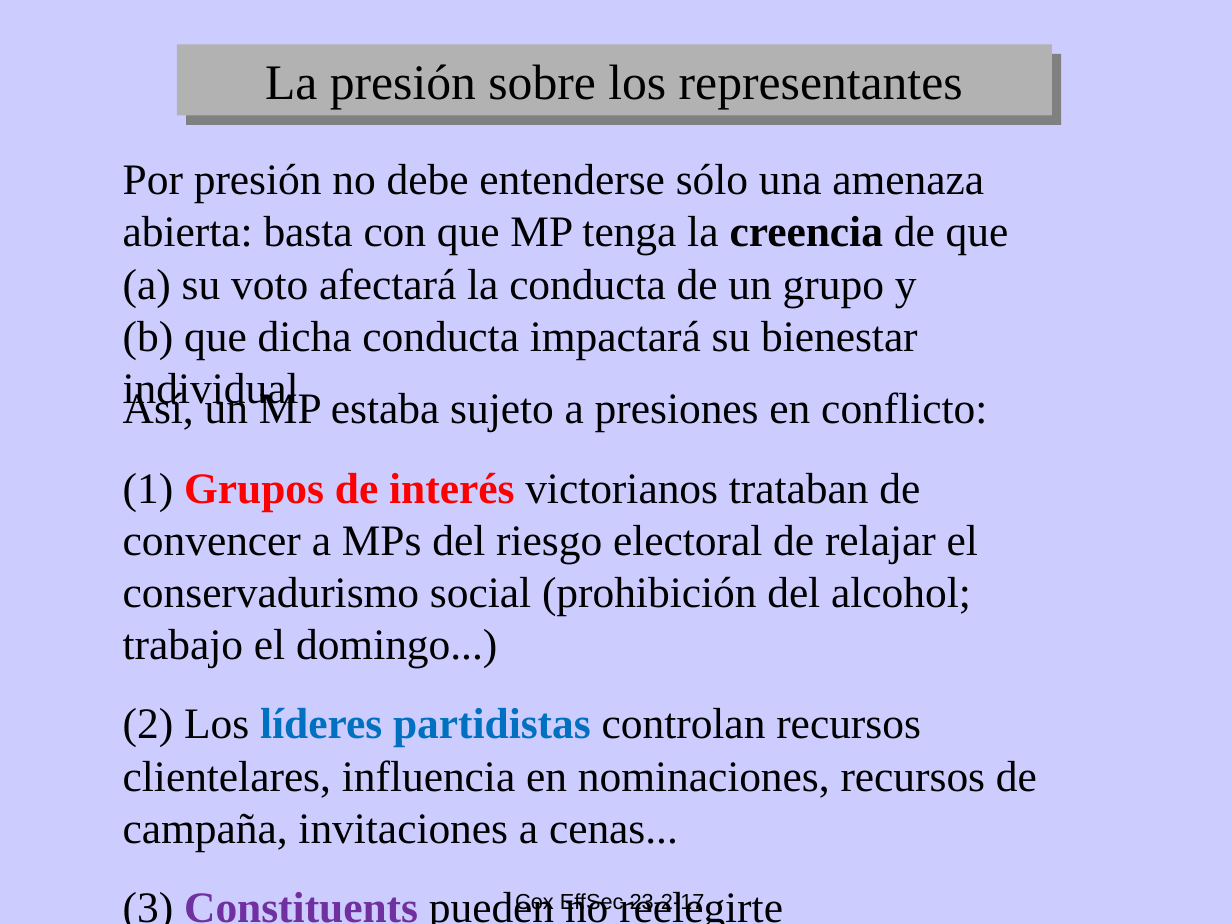
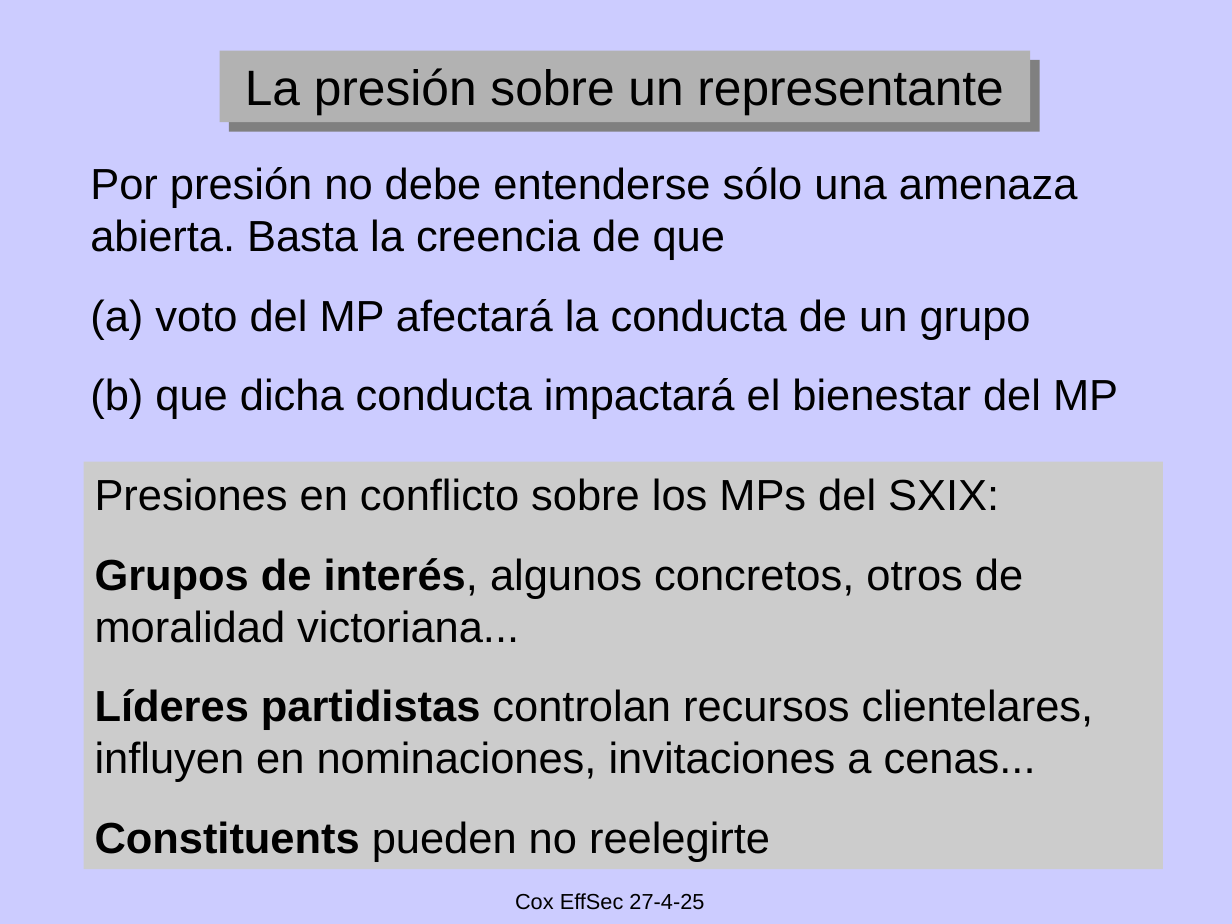
Before and after one commit to emagar/pc3, a slide deck: slide 33 of class/08-efficient-secret/claseEffSecret.pptx (slide 28 before the commit). Drawn at 1232x924 pixels with LibreOffice and Linux fonts; fonts in the diff are those of the drawing. Boxes give left, top, right and bottom in pixels: in the first picture for what was removed or moved away, otherwise in the second. Text is boxed around its words. In the diff, an @@ line names an element or a change of style, - is before the commit and + after.

```diff
--- a/class/08-efficient-secret/claseEffSecret.pptx
+++ b/class/08-efficient-secret/claseEffSecret.pptx
@@ rectangle "La presión sobre un representante": place and size @@
-rectangle "La presión sobre un representante" at bbox=[177, 45, 1052, 116]
+rectangle "La presión sobre un representante" at bbox=[219, 50, 1030, 122]
@@ text in rectangle at bbox=[254, 68, 1003, 124]: text changed; font Times New Roman to Arial @@
-La presión sobre los representantes
+La presión sobre un representante
@@ text at bbox=[90, 167, 1118, 419]: text changed; font Times New Roman to Arial @@
-Por presión no debe entenderse sólo una amenaza abierta: basta con que MP tenga la creencia de que
-(a) su voto afectará la conducta de un grupo y
-(b) que dicha conducta impactará su bienestar individual
+Por presión no debe entenderse sólo una amenaza abierta. Basta la creencia de que
+(a) voto del MP afectará la conducta de un grupo
+(b) que dicha conducta impactará el bienestar del MP
@@ text removed at bbox=[123, 389, 1037, 852] @@
-Así, un MP estaba sujeto a presiones en conflicto:
-(1) Grupos de interés victorianos trataban de convencer a MPs del riesgo electoral de relajar el conservadurismo social (prohibición del alcohol; trabajo el domingo...)
-(2) Los líderes partidistas controlan recursos clientelares, influencia en nominaciones, recursos de campaña, invitaciones a cenas...
-(3) Constituents pueden no reelegirte
@@ rectangle added at bbox=[84, 462, 1164, 870], fill #CCCCCC, 28 pt, text #000000 @@
+Presiones en conflicto sobre los MPs del SXIX:
+Grupos de interés, algunos concretos, otros de moralidad victoriana...
+Líderes partidistas controlan recursos clientelares, influyen en nominaciones, invitaciones a cenas...
+Constituents pueden no reelegirte
@@ text at bbox=[515, 893, 704, 910]: text changed @@
-Cox EffSec 23-2-17
+Cox EffSec 27-4-25
```
Also in this commit, not shown: 24 other slides changed, 15 slides added, 12 slides removed, 1 other file.
